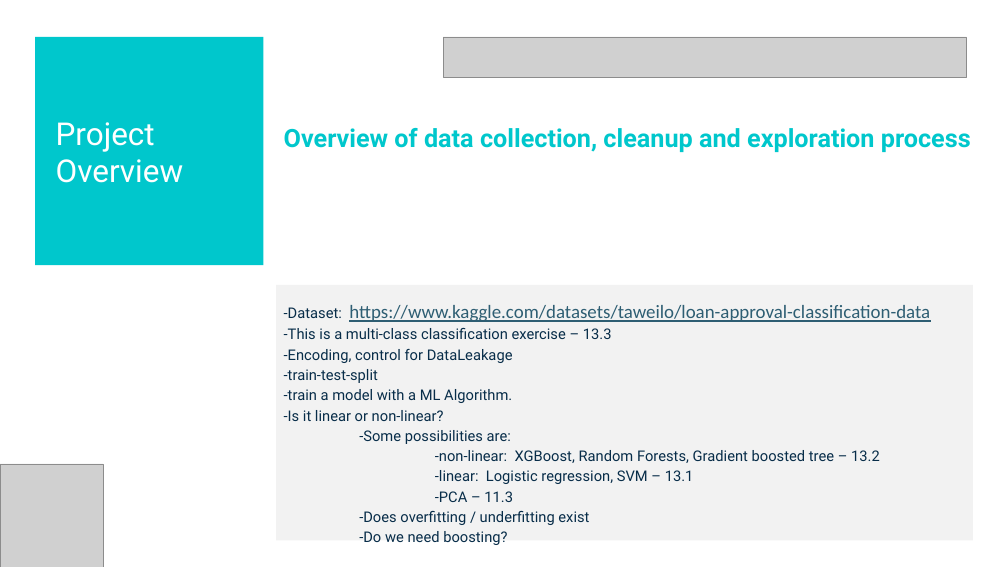
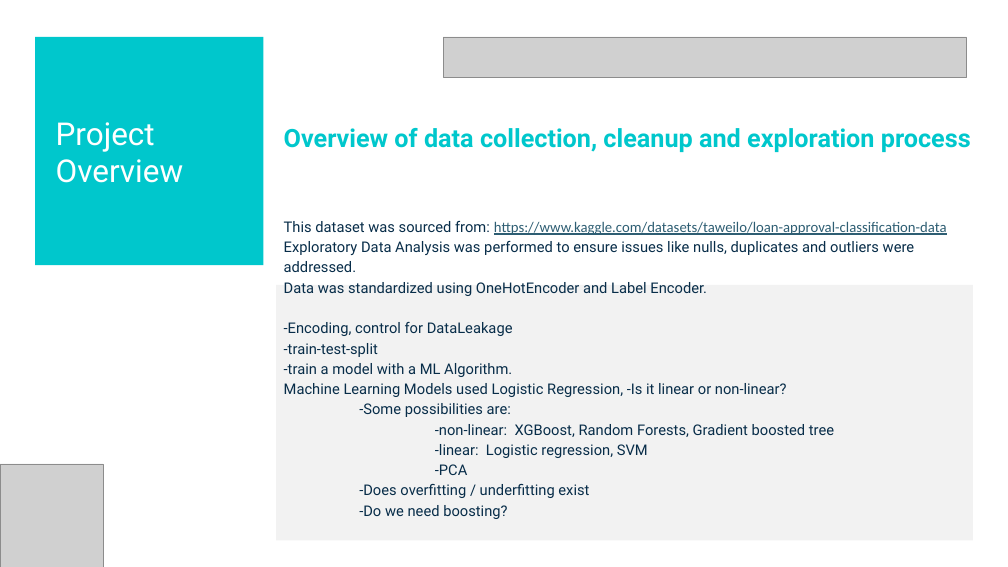
Before and after one commit to Pete1001/ML-Bank, a slide deck: slide 4 of Resources/ML-Bank.pptx. Drawn at 1008x567 pixels with LibreOffice and Linux fonts; fonts in the diff are those of the drawing; grey boxes stand for pictures. Boxes give left, top, right and bottom in pixels: in the first picture for what was removed or moved away, otherwise in the second. Text is boxed around its words. In the diff, an @@ line names an element or a change of style, - is before the commit and + after.

```diff
--- a/Resources/ML-Bank.pptx
+++ b/Resources/ML-Bank.pptx
@@ text "This dataset was sourced from: ...": place and size @@
-text "This dataset was sourced from: ..." at [284, 305, 930, 545]
+text "This dataset was sourced from: ..." at [284, 221, 947, 519]
@@ text at [284, 221, 947, 296]: text changed; size 18 to 14 pt; font Calibri to Roboto; text colour #2E5E73 to #082D49 @@
--Dataset: https://www.kaggle.com/datasets/taweilo/loan-approval-classification-data
--This is a multi-class classification exercise – 13.3
+This dataset was sourced from: https://www.kaggle.com/datasets/taweilo/loan-approval-classification-data
+Exploratory Data Analysis was performed to ensure issues like nulls, duplicates and outliers were addressed.
+Data was standardized using OneHotEncoder and Label Encoder.
@@ text at [284, 383, 787, 397]: text changed @@
--Is it linear or non-linear?
+Machine Learning Models used Logistic Regression, -Is it linear or non-linear?
@@ text at [435, 424, 834, 475]: text changed @@
--non-linear: XGBoost, Random Forests, Gradient boosted tree – 13.2
--linear: Logistic regression, SVM – 13.1
--PCA – 11.3
+-non-linear: XGBoost, Random Forests, Gradient boosted tree
+-linear: Logistic regression, SVM
+-PCA
```
Also in this commit, not shown: 3 other slides changed, 1 slide added, 1 slide removed, 34 other files.
